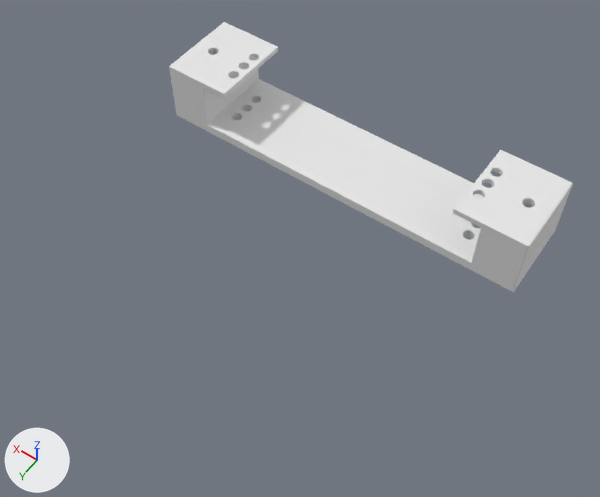
Before and after pictures for a commit that changed the Blender file Case01/foot.blend.
Rendered twice from a camera (50 mm lens) standing at (-132.0, 228.0, 277.0) and looking at (-10.0, 56.0, 7.0). Lighting does not change. The marker at lower left points along +X, +Y and +Z.

Objects in the first picture: 'Foot'.
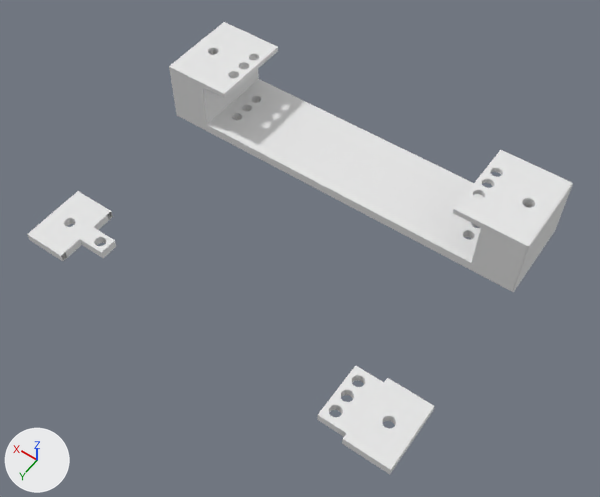
Commit message: Support radiateur top

Not drawn themselves, but carrying or shaping drawn objects: ob_footrm_007, ob_rad_hole_center_001, ob_footrm_006, ob_cylinder_003, ob_rad_hole_001.

Pixel boxes (x1, y1, x2, y2) of what changed, in the pictures (600 x 497 px):
'Foot.001', added
    after: (27, 191, 434, 474)

The change, as a diff of the scene's bpy script:
```diff
--- a/Case01/foot.blend.py
+++ b/Case01/foot.blend.py
@@ me_cube_008 @@
+me_cube_008.from_pydata(...)  # a box spanning x -90.0..90.0, y 0.0..4.0, z -15.0..15.0
+me_cube_008.materials.append(mat_material)  # white #e7e7e7
@@ ob_rad_hole_001 @@
+ob_rad_hole_001 = bpy.data.objects.new('Rad hole.001', me_cylinder_002.copy())  # the mesh of ob_rad_hole
+ob_rad_hole_001.location = (62.0, 100.0, -5.0)
+_m = ob_rad_hole_001.modifiers.new('Mirror', 'MIRROR')
+_m.mirror_object = ob_foot_001
+ob_rad_hole_001.hide_set(True)  # wire or fog, not drawn
@@ ob_foot_001 @@
+ob_foot_001 = bpy.data.objects.new('Foot.001', me_cube_008)
+ob_foot_001.location = (0.0, 100.0, 0.0)
+ob_foot_001.rotation_euler = (1.571, 0.0, 0.0)  # degrees (90, 0, 0)
+_vg = ob_foot_001.vertex_groups.new(name='Group')
+_vg.add([0, 1, 2, 3, 4, 5, 6, 7], 1.0, 'REPLACE')
+_m = ob_foot_001.modifiers.new('Main.001', 'BOOLEAN')
+_m.object = ob_footrm_004
+_m.solver = 'FLOAT'
+_m = ob_foot_001.modifiers.new('Main.002', 'BOOLEAN')
+_m.object = ob_footrm_007
+_m.solver = 'FLOAT'
+_m = ob_foot_001.modifiers.new('Main.003', 'BOOLEAN')
+_m.object = ob_footrm_006
+_m.solver = 'FLOAT'
+_m = ob_foot_001.modifiers.new('Foot Screew.001', 'BOOLEAN')
+_m.object = ob_cylinder_003
+_m.solver = 'FLOAT'
+_m = ob_foot_001.modifiers.new('RadHoleCenter', 'BOOLEAN')
+_m.object = ob_rad_hole_center_001
+_m.solver = 'FLOAT'
+_m = ob_foot_001.modifiers.new('RadHole', 'BOOLEAN')
+_m.object = ob_rad_hole_001
+_m.solver = 'FLOAT'
+_m = ob_foot_001.modifiers.new('Bevel', 'BEVEL')
+_m.width = 0.5
+_m.width_pct = 0.5
+_m.segments = 2
+_m.limit_method = 'NONE'
+_m.vertex_group = 'Group'
+_m.offset_type = 'DEPTH'
+_m.spread = 0.0
@@ ob_footrm_006 @@
+ob_footrm_006 = bpy.data.objects.new('FootRm.006', me_cube_004.copy())  # the mesh of ob_footrm_003
+ob_footrm_006.location = (62.5, 117.5, -3.0)
+ob_footrm_006.scale = (0.75, 1.35, 0.5)
+_m = ob_footrm_006.modifiers.new('Mirror', 'MIRROR')
+_m.use_axis = (True, False, True)
+_m.mirror_object = ob_foot_001
+ob_footrm_006.hide_set(True)  # wire or fog, not drawn
@@ ob_footrm_004 @@
+ob_footrm_004 = bpy.data.objects.new('FootRm.004', me_cube_004.copy())  # the mesh of ob_footrm_003
+ob_footrm_004.location = (0.0, 100.0, -3.0)
+ob_footrm_004.scale = (5.75, 2.5, 0.5)
+ob_footrm_004.hide_set(True)  # wire or fog, not drawn
@@ ob_cylinder_003 @@
+ob_cylinder_003 = bpy.data.objects.new('Cylinder.003', me_cylinder_001.copy())  # the mesh of ob_cylinder_001
+ob_cylinder_003.location = (80.0, 100.0, -5.0)
+ob_cylinder_003.scale = (1.25, 1.25, 1.0)
+_m = ob_cylinder_003.modifiers.new('Mirror', 'MIRROR')
+_m.mirror_object = ob_foot_001
+ob_cylinder_003.hide_set(True)  # wire or fog, not drawn
@@ ob_rad_hole_center_001 @@
+ob_rad_hole_center_001 = bpy.data.objects.new('Rad Hole Center.001', me_cylinder_002.copy())  # the mesh of ob_rad_hole
+ob_rad_hole_center_001.location = (62.0, 107.5, -5.0)
+_m = ob_rad_hole_center_001.modifiers.new('Mirror', 'MIRROR')
+_m.use_axis = (True, False, True)
+_m.mirror_object = ob_foot_001
+ob_rad_hole_center_001.hide_set(True)  # wire or fog, not drawn
@@ ob_footrm_007 @@
+ob_footrm_007 = bpy.data.objects.new('FootRm.007', me_cube_004.copy())  # the mesh of ob_footrm_003
+ob_footrm_007.location = (62.5, 117.5, -3.0)
+ob_footrm_007.scale = (0.75, 0.5, 0.5)
+_m = ob_footrm_007.modifiers.new('Mirror', 'MIRROR')
+_m.use_axis = (True, False, True)
+_m.mirror_object = ob_foot_001
+ob_footrm_007.hide_set(True)  # wire or fog, not drawn
```
